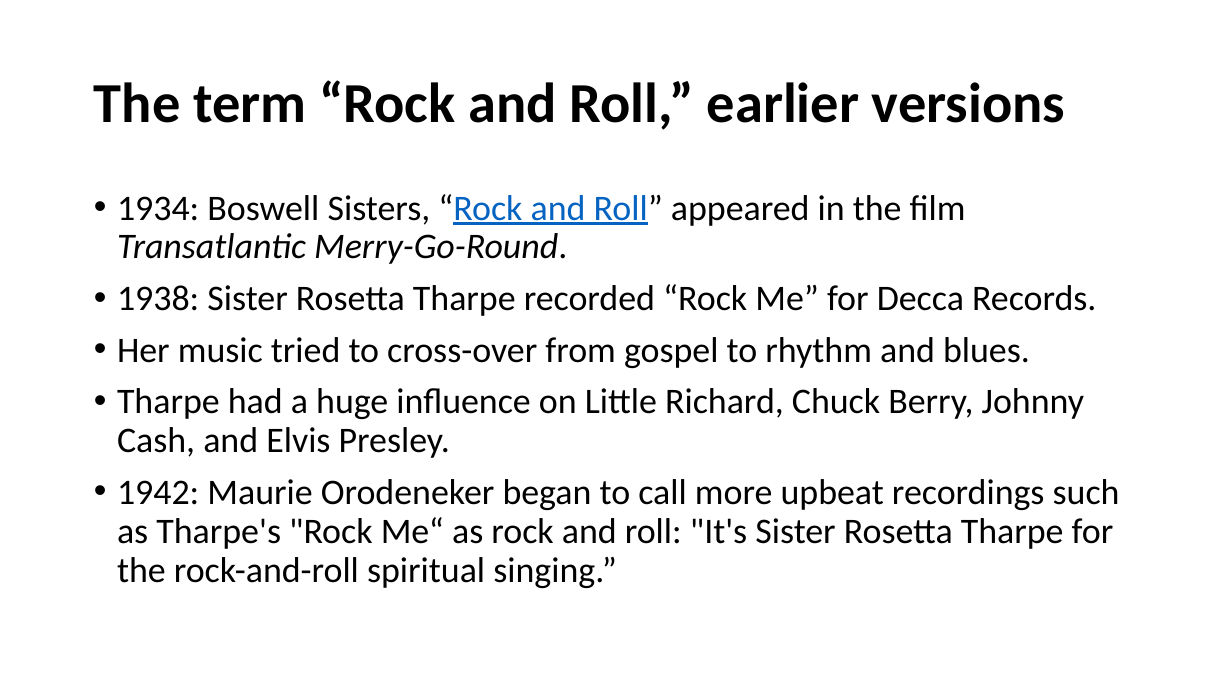
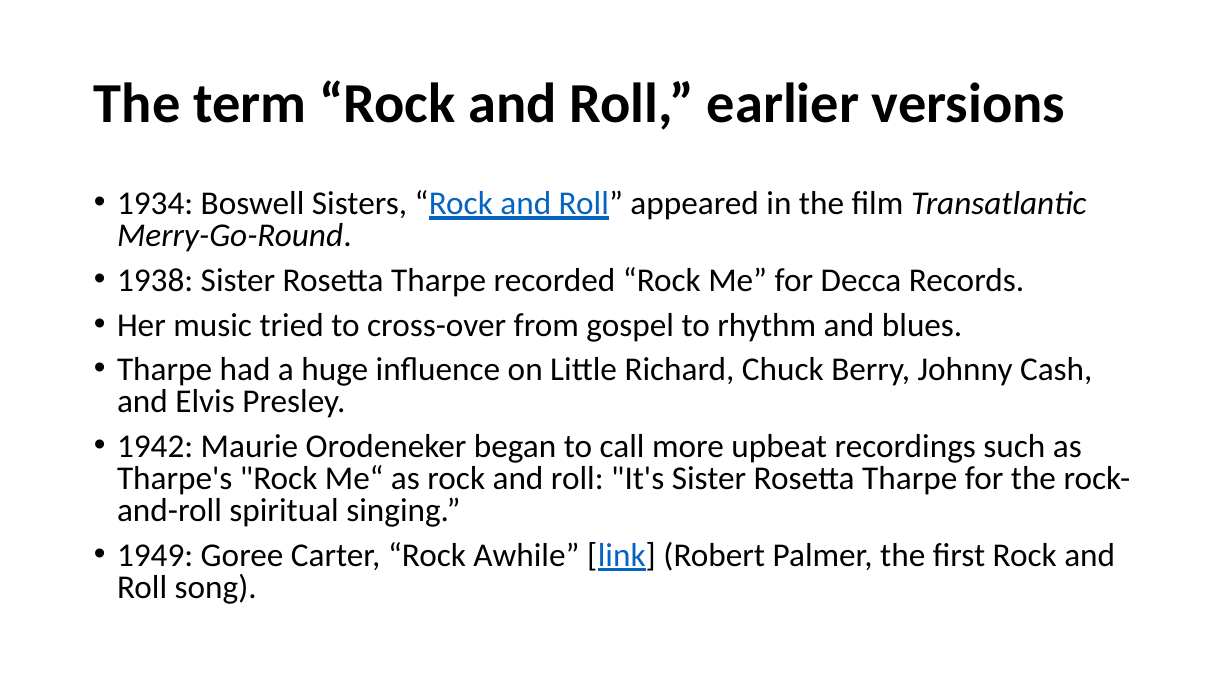
Before and after one commit to mrbaker1917/website, a slide deck: slide 2 of HSTR121/ppts/RockEmerges.pptx. Drawn at 1232x693 pixels with LibreOffice and Linux fonts; fonts in the diff are those of the drawing; background and template pictures are left out. Boxes give left, top, right and bottom in pixels: in the first picture for what was removed or moved away, otherwise in the second. Text is boxed around its words. In the diff, an @@ line names an element or a change of style, - is before the commit and + after.

```diff
--- a/HSTR121/ppts/RockEmerges.pptx
+++ b/HSTR121/ppts/RockEmerges.pptx
@@ text at (x1=117, y1=190, x2=1131, y2=527): size 28 to 25.9 pt in "1934: Boswell Sisters, “Rock and Roll” appeared ...", "1938: Sister Rosetta Tharpe recorded “Rock Me” ...", "Her music tried to cross-over from gospel ...", "Tharpe had a huge influence on Little ..." and 1 more places; line spacing 0.9 to 0.8 @@
@@ text at (x1=117, y1=542, x2=1115, y2=604): paragraph added @@
+• 1949: Goree Carter, “Rock Awhile” [link] (Robert Palmer, the first Rock and Roll song).
```
Also in this commit, not shown: 1 other file.
